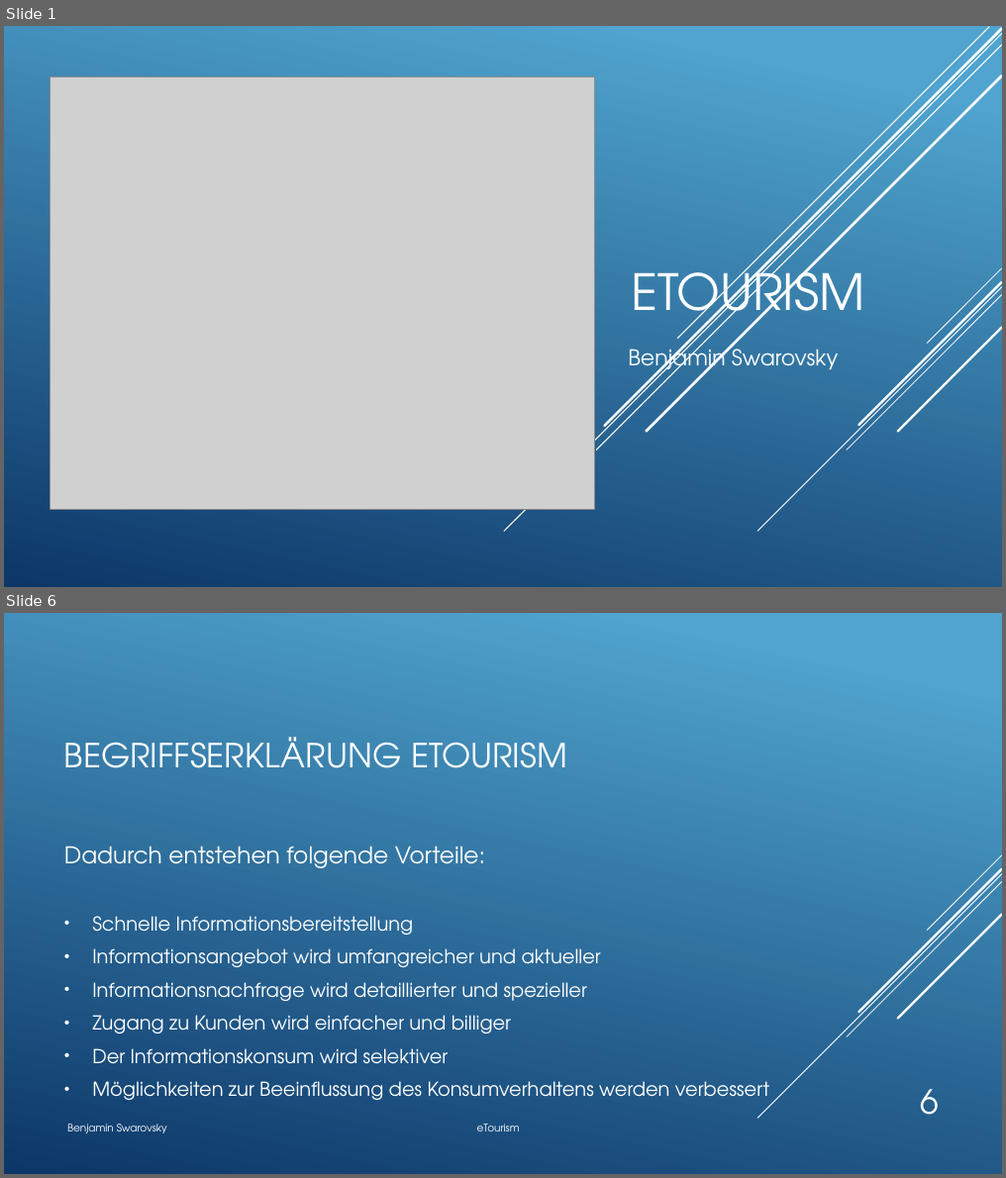
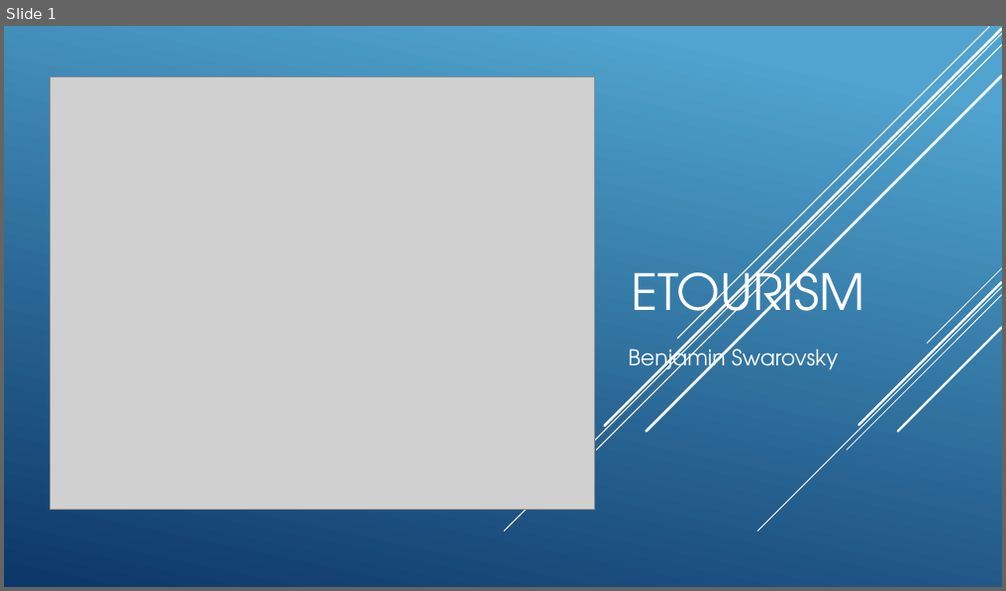
Before and after one commit to BenjaminS01/eTourism, a slide deck: Etourism.pptx. Shown one above the other, each under a label of ours: slides 1 and 6 before the commit, slide 1 after it; the slides between them are not shown. The pictures are 1006x1178 and 1006x591 pixels, drawn with LibreOffice and Linux fonts; fonts in the diff are those of the drawing; grey boxes stand for pictures. Boxes give left, top, right and bottom in pixels: in the first picture for what was removed or moved away, otherwise in the second. Text is boxed around its words. In the diff, an @@ line names an element or a change of style, - is before the commit and + after.

```diff
--- a/Etourism.pptx
+++ b/Etourism.pptx
@@ slide 6 removed at (4,613,1002,1174), background gradient #51A5CF to #0D3868 @@
@@ title removed at (64,737,567,768) @@
-BEGRIFFSERKLÄRUNG ETOURISM
@@ text removed at (64,846,769,1100) @@
-Dadurch entstehen folgende Vorteile:
-• Schnelle Informationsbereitstellung
-• Informationsangebot wird umfangreicher und aktueller
-• Informationsnachfrage wird detaillierter und spezieller
-• Zugang zu Kunden wird einfacher und billiger
-• Der Informationskonsum wird selektiver
-• Möglichkeiten zur Beeinflussung des Konsumverhaltens werden verbessert
@@ group removed at (757,856,1002,1118): 5 lines @@
@@ page number removed at (920,1089,939,1115) @@
-6
@@ text removed at (67,1124,520,1134) @@
-Benjamin Swarovsky eTourism
```
Also in this commit, not shown: 19 slides changed, 1 slide added.
